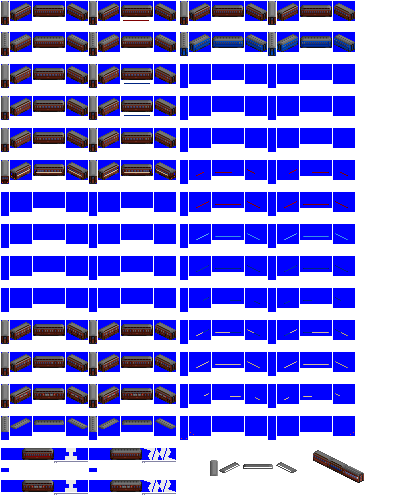
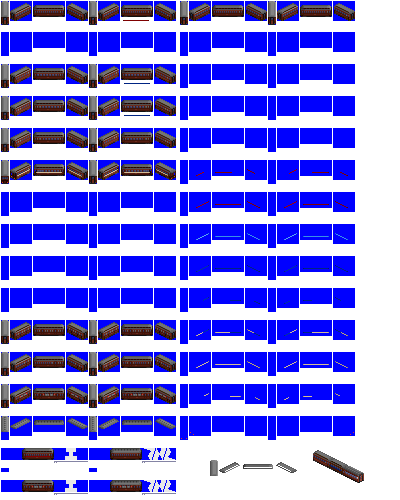
Two versions of the same layered image (400px x 500px). Layer-by-layer changes:
painted on "20m steel" over [1, 32, 176, 56]
painted on "20m steel blue" over [180, 32, 355, 56]
